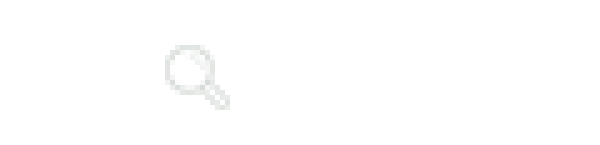
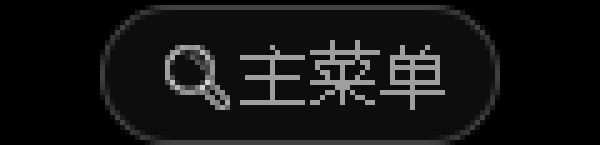
Comparing the layer stacks of the two 600x145 images. Changes:
painted on "主菜单" over 240, 40, 445, 110
showed "图层 0" over 0, 0, 600, 145
